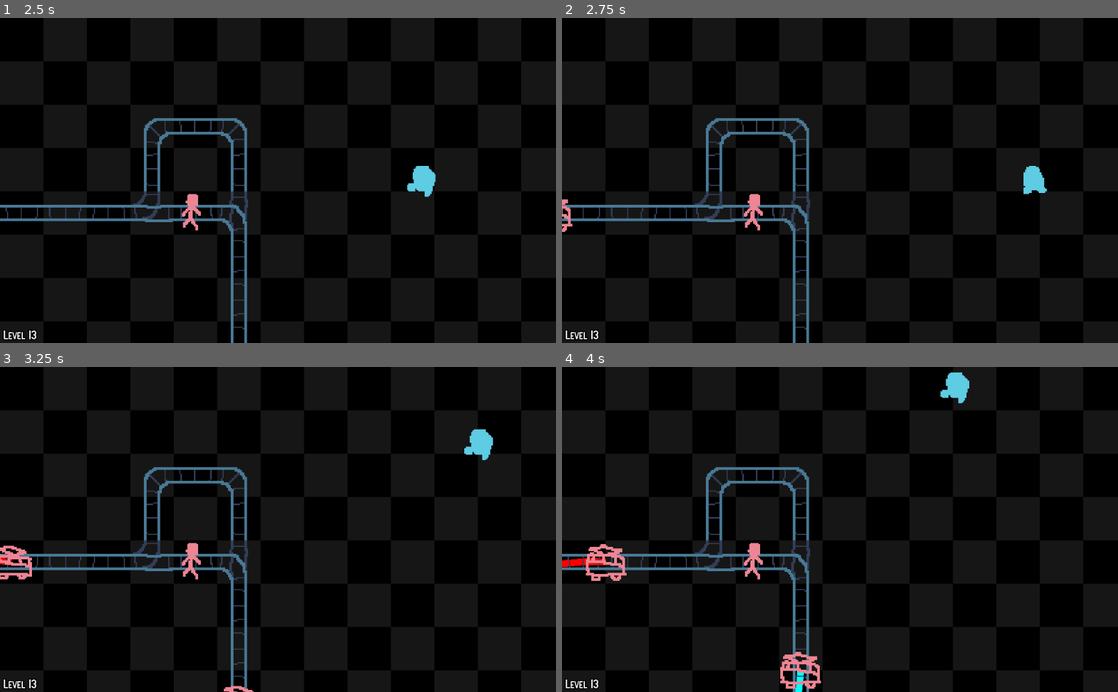
Above: before the commit, frames 1-4 (two rows, left to right).
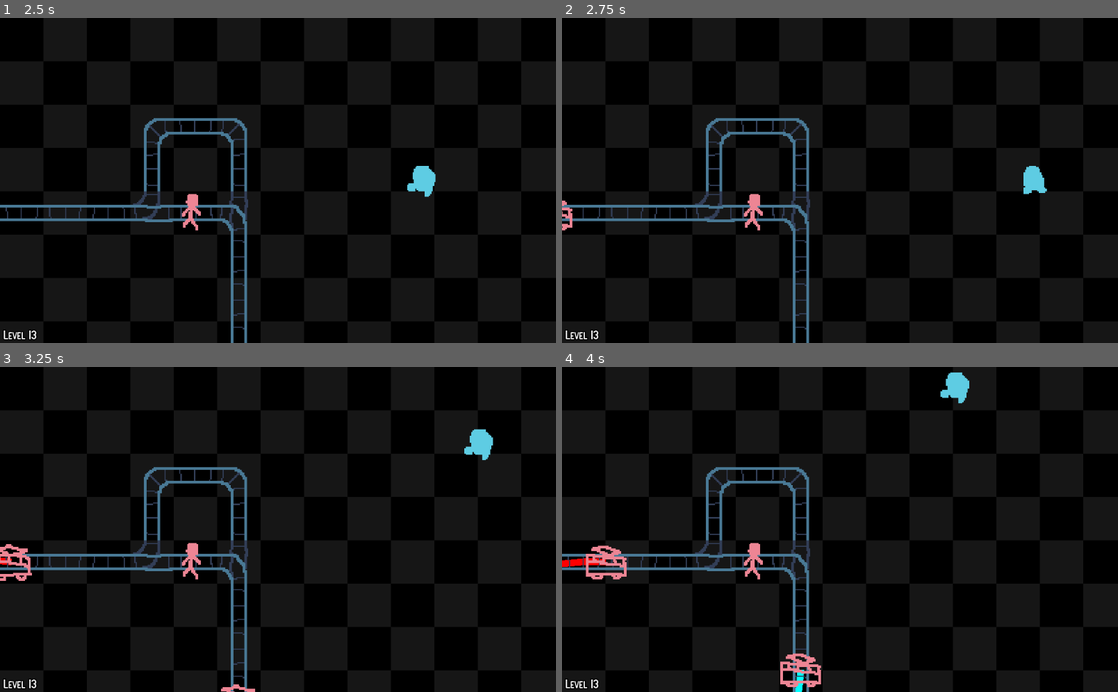
Above: after the commit, the same moments.

Repository: albertnez/ld50
Game: Godot game, scene res://scenes/world.tscn
Same seed, same stepped clock (60 frames per second), same inputs: the game is played once before the commit and once after it.
Inputs:
- Up to frame 1 (2.5 s): tap Enter (restart) at 0.5 s; hold Right (ui_right) 0.53-1.28 s; hold Down (ui_down) 1.28-2.03 s; hold Right (ui_right) from 2.03 s (still down)
- Up to frame 2 (2.75 s): keep holding Right (ui_right)
- Up to frame 3 (3.25 s): release Right (ui_right) at 2.78 s; hold Up (ui_up) from 2.78 s (still down)
- Up to frame 4 (4 s): release Up (ui_up) at 3.53 s; hold Left (ui_left) from 3.53 s (still down)

Frame 1 is identical in both runs. In frame 2, less than 0.1% of the frame differs, in the area x 0-2%, y 55-66%; in frame 3, 0.2%; in frame 4, 0.5%, in the area x 4-47%, y 54-100%.

Commit message:
Random cleanups

Diff:
--- a/scenes/tilemap.gd
+++ b/scenes/tilemap.gd
@@ -165,18 +165,17 @@
 	return _visited_cells.has(key) and _visited_cells[key].hash() == _visited_cell_from_pos(pos, from_dir).hash()
 
 
+func mark_cell_as_cleared(pos: Vector2) -> void:
+	for i in get_num_trolleys():
+		# need to erase for any possible trolley staying here.
+		# TODO: Use a better key for _visited_cells.
+		_visited_cells.erase(make_visited_cell_key(pos, i))
+	_indicator_tilemap.set_cell(pos.x, pos.y, -1)
+
+
 # We asume this is only called by trolley
-func mark_cell_as_visited(pos: Vector2, from_dir: Vector2, trolley_id: int = -1, clear: bool = false) -> void:
-	if clear:
-		for i in get_num_trolleys():
-			# need to erase for any possible trolley staying here.
-			# TODO: Use a better key for _visited_cells.
-			_visited_cells.erase(make_visited_cell_key(pos, i))
-		_indicator_tilemap.set_cell(pos.x, pos.y, -1)
-		return
-
+func mark_cell_as_visited(pos: Vector2, from_dir: Vector2, trolley_id: int) -> void:
 	if not GlobalState.level_lost and not GlobalState.level_completed and is_cell_already_visited(pos, from_dir, trolley_id):
-
 		if _has_visited_loop(pos, from_dir, trolley_id):
 			EventBus.emit_signal("level_completed")
 			return
@@ -186,8 +185,6 @@
 
 	var key = make_visited_cell_key(pos, trolley_id)
 	_visited_cells[key] = _visited_cell_from_pos(pos, from_dir)
-	# TODO: Remove _indicator_tilemap for Trolley loops
-#	_indicator_tilemap.set_cell(pos.x, pos.y, MAIN_INDICATOR_TILEMAP_ID, false, false, false, INDICATOR_TILEMAP_GREEN_COORD)
 	_line_drawers.get_child(trolley_id).add_point(pos*CELL_SIZE + Vector2.ONE*HALF_CELL)
 
 
@@ -221,9 +218,7 @@
 	var y_flipped = is_cell_y_flipped(pos.x, pos.y)
 	var transposed = is_cell_transposed(pos.x, pos.y)
 	set_cell(pos.x, pos.y, ind, x_flipped, y_flipped, transposed, TILEMAP_FLIP_COORD[coord])
-	var clear_visited := true
-	var trolley_id := -1
-	mark_cell_as_visited(pos, Vector2.INF, trolley_id, clear_visited)
+	mark_cell_as_cleared(pos)
 	if pos == _level_tile_hint_pos:
 		_level_tile_hint_sprite.hide()
 
@@ -357,8 +352,7 @@
 			_level_tile_hint_sprite.show()
 			var backwards = true
 			_level_tile_hint_sprite.play("", backwards)
-			var clear_cell = true
-			mark_cell_as_visited(pos, Vector2.INF, clear_cell)
+			mark_cell_as_cleared(pos)
 
 
 func _start_warning_sign(seconds: float) -> void:
--- a/scenes/trolley.gd
+++ b/scenes/trolley.gd
@@ -64,8 +64,6 @@
 	EventBus.connect("person_crashed", self, "_handle_trolley_crash")
 	add_to_group("Trolley")
 	pass
-
-
 
 
 func _process(delta: float) -> void:
--- a/scenes/trolley.tscn
+++ b/scenes/trolley.tscn
@@ -27,6 +27,7 @@
 
 [node name="Trolley" type="AnimatedSprite" parent="."]
 frames = SubResource( 2 )
+frame = 1
 playing = true
 
 [node name="CollisionShape2D" type="CollisionShape2D" parent="."]
